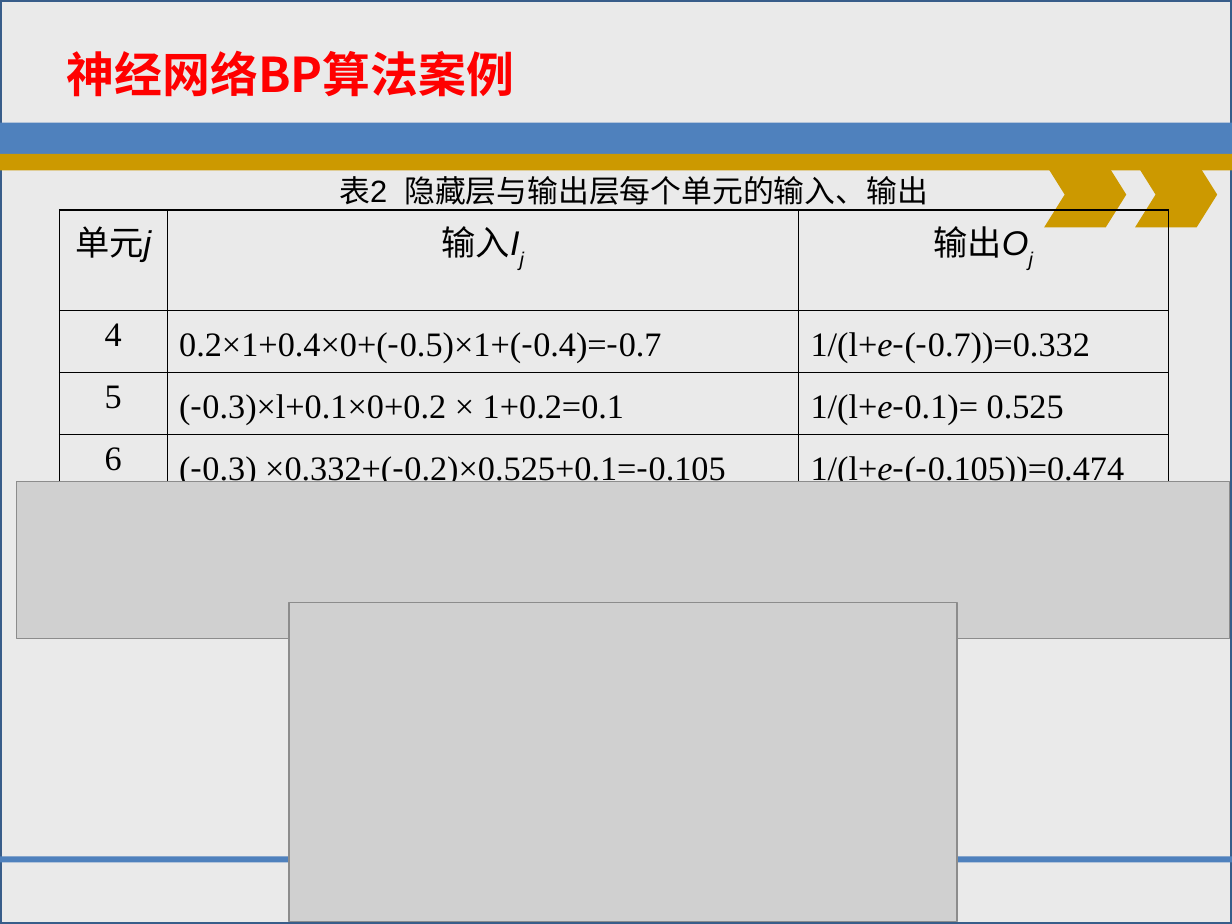
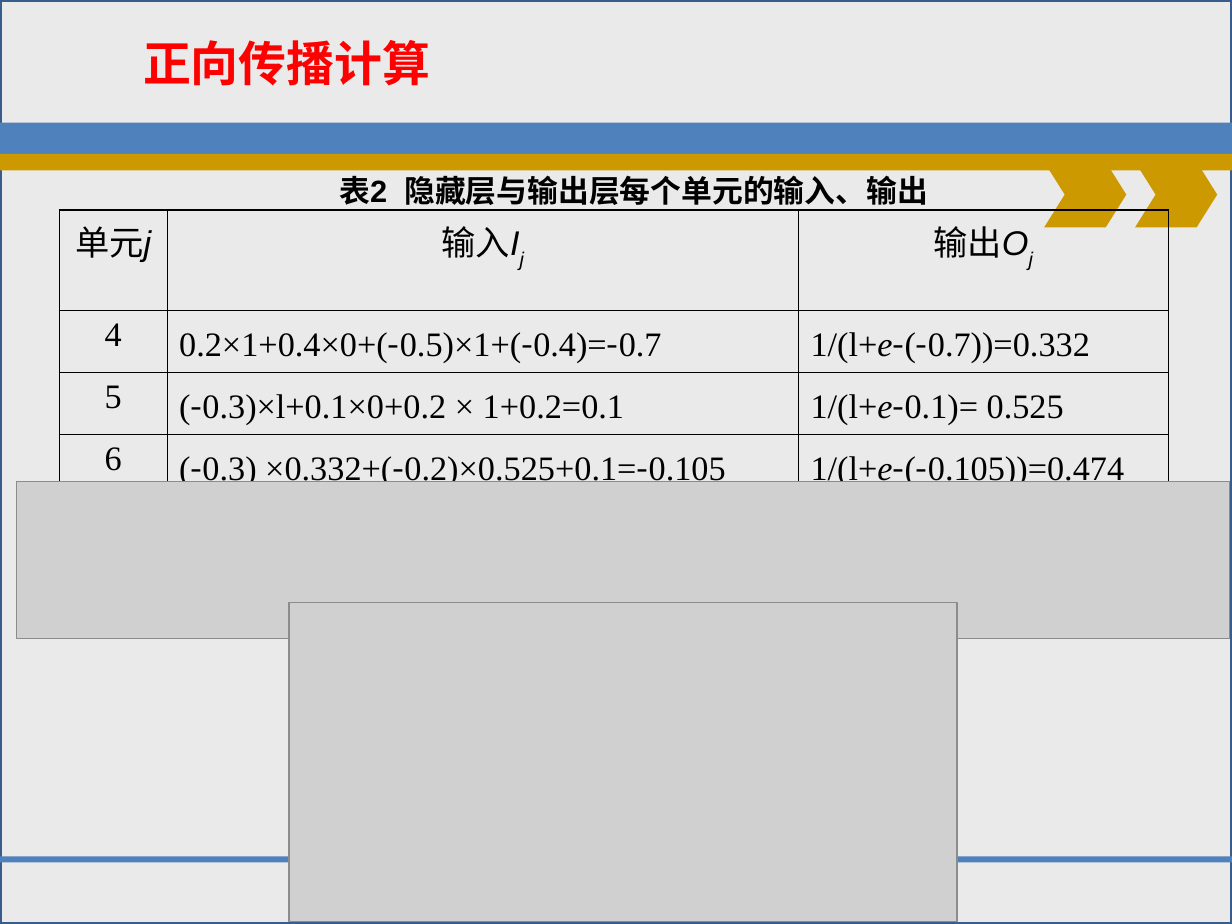
Before and after one commit to shfkuang/shfkuang.github.io, a slide deck: slide 17 of dm2019/dmch63.ppt. Drawn at 1232x924 pixels with LibreOffice and Linux fonts; fonts in the diff are those of the drawing; grey boxes stand for pictures; background and template pictures are left out. Boxes give left, top, right and bottom in pixels: in the first picture for what was removed or moved away, otherwise in the second. Text is boxed around its words. In the diff, an @@ line names an element or a change of style, - is before the commit and + after.

```diff
--- a/dm2019/dmch63.ppt
+++ b/dm2019/dmch63.ppt
@@ text removed at [67, 51, 514, 97] @@
-神经网络BP算法案例
@@ text added at [143, 40, 430, 86], 28 pt, text #FF0000, bold @@
+正向传播计算
@@ text "表2 隐藏层与输出层每个单元的输入、输出" at [339, 175, 928, 211]: bold on @@
```
Also in this commit, not shown: 11 other slides changed, 1 slide added, 1 other file.
